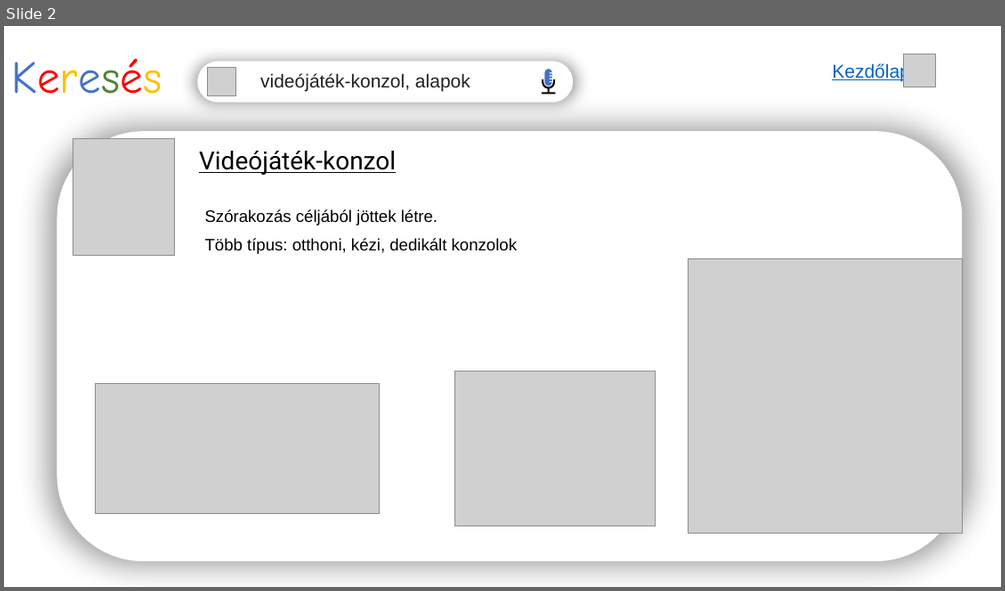
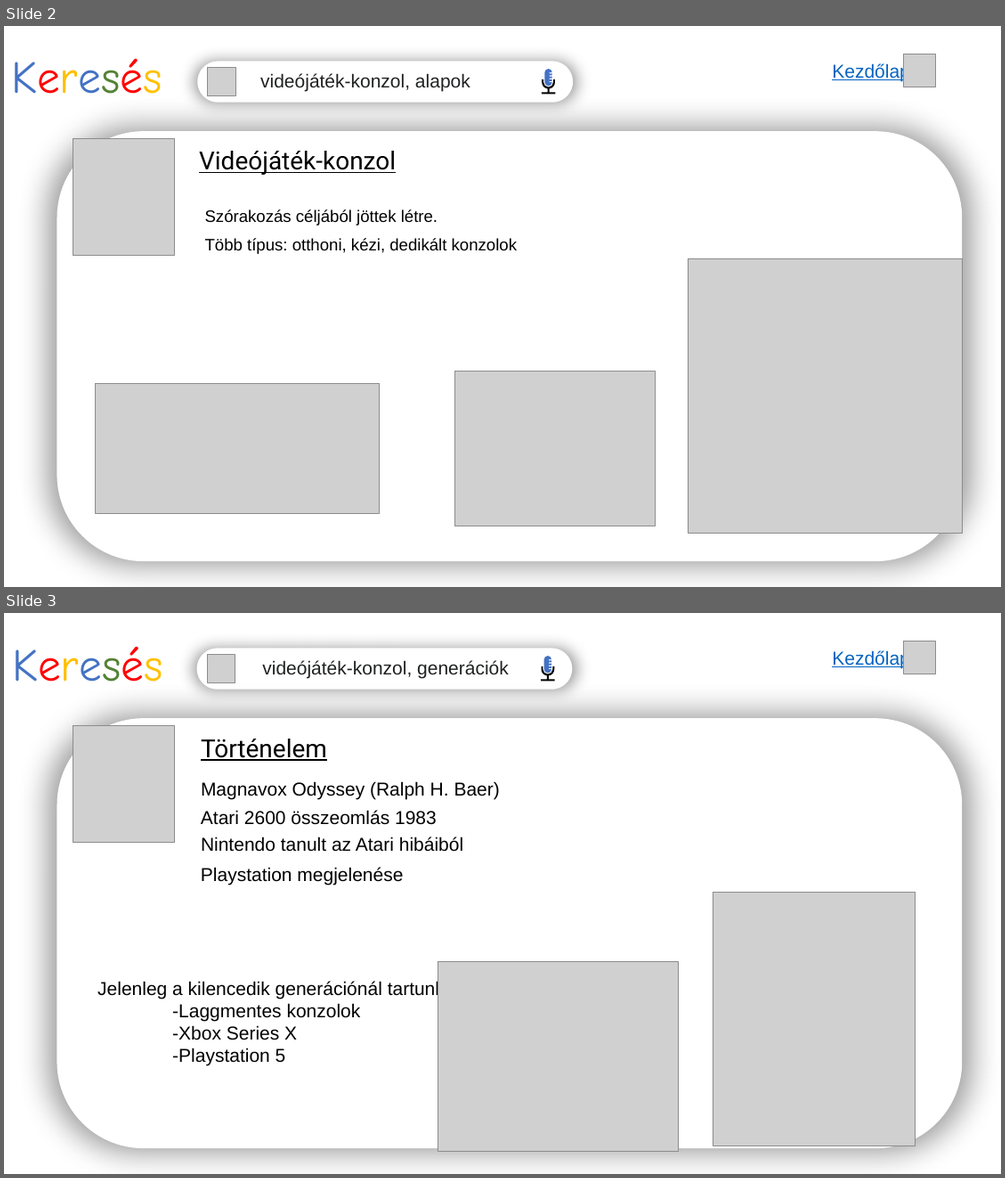
Before and after one commit to acsnorbika/ppt, a slide deck: ikt.pptx. Shown one above the other, each under a label of ours: slide 2 before the commit, slides 2 and 3 after it. The pictures are 1005x591 and 1005x1178 pixels, drawn with LibreOffice and Linux fonts; fonts in the diff are those of the drawing; grey boxes stand for pictures. Boxes give left, top, right and bottom in pixels: in the first picture for what was removed or moved away, otherwise in the second. Text is boxed around its words. In the diff, an @@ line names an element or a change of style, - is before the commit and + after.

Commit message:
videójáték-konzol kész diasor

```diff
--- a/ikt.pptx
+++ b/ikt.pptx
@@ slide 3 added at bbox=[4, 613, 1001, 1174], background #FFFFFF @@
@@ title added at bbox=[12, 646, 162, 682], 44 pt, text #4472C4 @@
+Keresés
@@ rounded rectangle added at bbox=[197, 648, 573, 690], fill #FFFFFF @@
@@ picture added at bbox=[207, 655, 235, 683] @@
@@ text added at bbox=[262, 660, 509, 678], 18 pt, text #202122 @@
+videójáték-konzol, generációk
@@ freeform shape added at bbox=[544, 656, 551, 673], fill #4472C4 @@
@@ text added at bbox=[832, 649, 910, 668], 18 pt, text #0563C1, underline @@
+Kezdőlap
@@ picture added at bbox=[904, 641, 936, 674] @@
@@ freeform shape added at bbox=[541, 666, 554, 681], fill #000000 @@
@@ rounded rectangle added at bbox=[57, 718, 962, 1149], fill #FFFFFF @@
@@ picture added at bbox=[73, 726, 175, 843] @@
@@ text added at bbox=[201, 738, 327, 761], 24 pt, text #000000, underline @@
+Történelem
@@ text added at bbox=[201, 781, 500, 800], 18 pt, text #000000 @@
+Magnavox Odyssey (Ralph H. Baer)
@@ text added at bbox=[201, 810, 437, 825], 18 pt, text #000000 @@
+Atari 2600 összeomlás 1983
@@ text added at bbox=[201, 836, 463, 852], 18 pt, text #000000 @@
+Nintendo tanult az Atari hibáiból
@@ text added at bbox=[201, 867, 403, 885], 18 pt, text #000000 @@
+Playstation megjelenése
@@ picture added at bbox=[713, 892, 914, 1146] @@
@@ text added at bbox=[97, 980, 450, 1066], 18 pt, text #000000 @@
+Jelenleg a kilencedik generációnál tartunk:
+-Laggmentes konzolok
+-Xbox Series X
+-Playstation 5
@@ picture added at bbox=[437, 962, 678, 1151] @@
```
Also in this commit, not shown: 3 slides changed, 2 other slides added.
